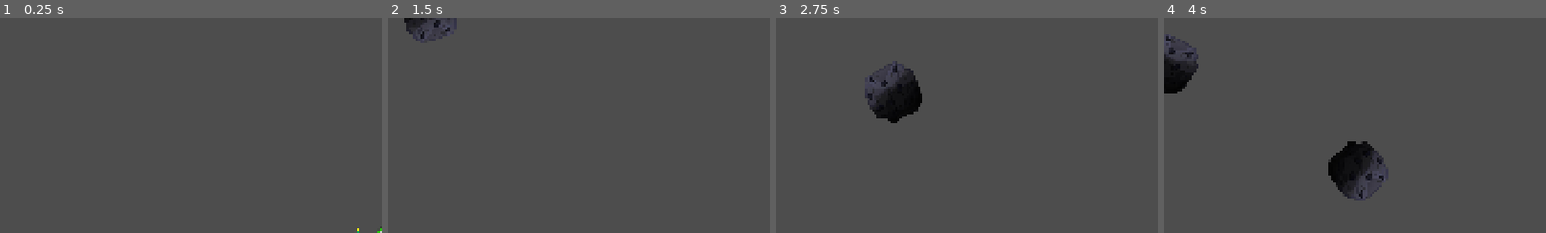
Above: before the commit, frames 1-4 (left to right).
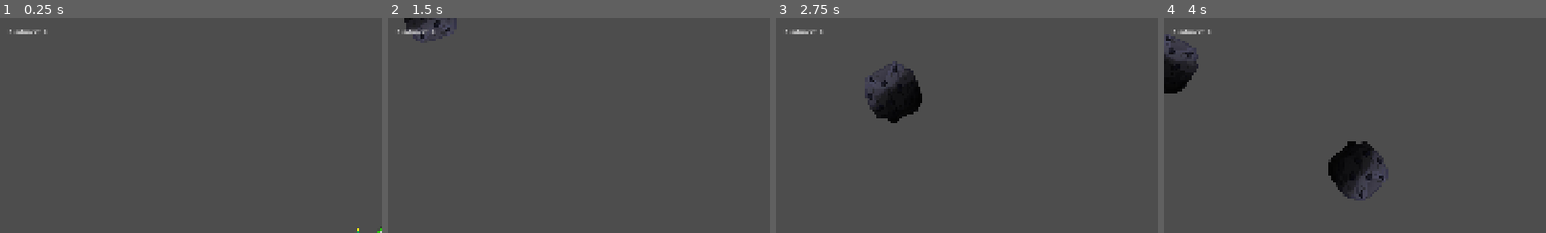
Above: after the commit, the same moments.

Repository: Mirguini/AsteroidZ
Game: Godot game, scene res://MainScene/Main.tscn
Two runs of this game, one before a commit and one after it. Both use one fixed random seed, a clock stepped at 60 frames per second and the inputs below. Before the commit the project starts from res://Main.tscn.
Inputs (mouse positions are % of the whole screen's width and height, from its top left):
- Up to frame 1 (0.25 s): no input
- Up to frame 2 (1.5 s): move the mouse to (72, 45) at 0.52 s; press the mouse at (72, 45) at 0.53 s; hold D (moveRight) 0.53-1.28 s; move the mouse to (30, 55) at 1.27 s; release the mouse at (30, 55) at 1.28 s; hold S (moveDown) from 1.28 s (still down); click (30, 55) at 1.35 s
- Up to frame 3 (2.75 s): move the mouse to (60, 28) at 2.02 s; release S (moveDown) at 2.03 s; press the mouse at (60, 28) at 2.03 s; hold D (moveRight) from 2.03 s (still down)
- Up to frame 4 (4 s): move the mouse to (45, 70) at 2.77 s; release D (moveRight) at 2.78 s; release the mouse at (45, 70) at 2.78 s; hold W (moveUp) 2.78-3.53 s; click (45, 70) at 2.85 s; move the mouse to (80, 65) at 3.52 s; press the mouse at (80, 65) at 3.53 s; hold A (moveLeft) from 3.53 s (still down)
The pictures show only the part of the screen within x 0-50%, y 0-50%; the shares and areas given below are measured in that part.

The runs differ from the first frame. In frame 1, 0.1% of the frame differs, in the area x 2-12%, y 5-8%; in frame 2, 0.2%, in the area x 2-13%, y 5-8%; in frame 3, 0.1%; in frame 4, 0.1%.

Commit message:
Points + deferredCalls
He afegit que al destruir asteroides es mostri un label a la part superior esquerra de la pantalla on el jugador pot veure la seva puntuació.

Els call deferred era pq al debugger em sortien molts errors al destruir i generar asteroides al AsteroidSpawner.  La destrucció a partir de la colisió de la bala i la generació dels childs creava conflictes. Han estat resolts.

Diff:
--- a/asteroid-z/Asteroid/asteroid.gd
+++ b/asteroid-z/Asteroid/asteroid.gd
@@ -1,4 +1,7 @@
 extends CharacterBody2D
+signal destroyed(points: int)
+
+@export var score_value: int = 100
 
 @export var speed: float = 200.0
 @export var rotation_speed: float = 2.5
@@ -36,9 +39,15 @@
 		queue_free()
 
 func destroy() -> void:
+	call_deferred("_destroy_deferred")
+
+func _destroy_deferred() -> void:
+	emit_signal("destroyed", score_value)
 	if can_split:
 		_split_into_two()
 	queue_free()
+
+
 
 func _split_into_two() -> void:
 	if asteroid_scene == null:
@@ -59,12 +68,14 @@
 
 	for i in 2:
 		var child := asteroid_scene.instantiate()
-		get_parent().add_child(child)
-		child.global_position = global_position + dirs[i] * spawn_separation
-		child.scale = scale * child_scale
-		child.set("can_split", false)
-		child.set("speed", speed * child_speed_multiplier)
+		get_parent().call_deferred("add_child", child)
+		child.set_deferred("global_position", global_position + dirs[i] * spawn_separation)
+		child.set_deferred("scale", scale * child_scale)
+		child.set_deferred("can_split", false)
+		child.set_deferred("speed", speed * child_speed_multiplier)
+		child.set_deferred("score_value", int(score_value * 0.5))
+
 		if child.has_method("set_direction"):
-			child.call("set_direction", dirs[i])
+			child.call_deferred("set_direction", dirs[i])
 		else:
-			child.set("direction", dirs[i])
+			child.set_deferred("direction", dirs[i])
--- a/asteroid-z/AsteroidSpawner/AsteroidSpawner.gd
+++ b/asteroid-z/AsteroidSpawner/AsteroidSpawner.gd
@@ -42,6 +42,11 @@
 	asteroid.global_position = pos
 	asteroid.set("asteroid_scene", asteroidObject)
 
+	var score_manager := get_tree().get_first_node_in_group("score_manager")
+	if score_manager != null:
+		asteroid.connect("destroyed", Callable(score_manager, "add_points"))
+
+
 
 	var center := viewportSize * 0.5
 	var dir := (center - pos).normalized().rotated(rng.randf_range(-desv, desv))
--- a/asteroid-z/Main.tscn
+++ /dev/null
@@ -1,22 +0,0 @@
-[gd_scene load_steps=5 format=3 uid="uid://cynh7cmdhlbri"]
-
-[ext_resource type="Script" uid="uid://dcuiowus0yb5w" path="res://AsteroidSpawner/AsteroidSpawner.gd" id="1_cm0pq"]
-[ext_resource type="Script" uid="uid://dhexchyqwh5a2" path="res://Player/playerSpawner.gd" id="1_r0du0"]
-[ext_resource type="PackedScene" uid="uid://ba4t4nc0diy76" path="res://Asteroid/Asteroid.tscn" id="2_fos0i"]
-[ext_resource type="PackedScene" uid="uid://t2d37sioy1wh" path="res://Player/Player.tscn" id="4_cm0pq"]
-
-[node name="MainScene" type="Node2D"]
-script = ExtResource("1_r0du0")
-
-[node name="AsteroidSpawner" type="Node2D" parent="."]
-position = Vector2(-1, 21)
-script = ExtResource("1_cm0pq")
-asteroidObject = ExtResource("2_fos0i")
-
-[node name="PlayerSpawner" type="Node2D" parent="."]
-position = Vector2(-1, 21)
-script = ExtResource("1_r0du0")
-player_scene = ExtResource("4_cm0pq")
-
-[node name="Asteroids" type="Node2D" parent="."]
-position = Vector2(-1, 21)
--- /dev/null
+++ b/asteroid-z/MainScene/Main.tscn
@@ -0,0 +1,35 @@
+[gd_scene load_steps=6 format=3 uid="uid://cynh7cmdhlbri"]
+
+[ext_resource type="Script" uid="uid://dhexchyqwh5a2" path="res://Player/playerSpawner.gd" id="1_6646i"]
+[ext_resource type="Script" uid="uid://dcuiowus0yb5w" path="res://AsteroidSpawner/AsteroidSpawner.gd" id="2_wuaen"]
+[ext_resource type="PackedScene" uid="uid://ba4t4nc0diy76" path="res://Asteroid/Asteroid.tscn" id="3_qt16b"]
+[ext_resource type="PackedScene" uid="uid://t2d37sioy1wh" path="res://Player/Player.tscn" id="4_3dbgo"]
+[ext_resource type="Script" uid="uid://caxvwlww7aapp" path="res://MainScene/ScoreManager.gd" id="5_wuaen"]
+
+[node name="MainScene" type="Node2D"]
+script = ExtResource("1_6646i")
+
+[node name="AsteroidSpawner" type="Node2D" parent="."]
+position = Vector2(-1, 21)
+script = ExtResource("2_wuaen")
+asteroidObject = ExtResource("3_qt16b")
+
+[node name="PlayerSpawner" type="Node2D" parent="."]
+position = Vector2(-1, 21)
+script = ExtResource("1_6646i")
+player_scene = ExtResource("4_3dbgo")
+
+[node name="Asteroids" type="Node2D" parent="."]
+position = Vector2(-1, 21)
+
+[node name="ScoreManager" type="Node" parent="." groups=["score_manager"]]
+script = ExtResource("5_wuaen")
+label_path = NodePath("../CanvasLayer/Label")
+
+[node name="CanvasLayer" type="CanvasLayer" parent="."]
+
+[node name="Label" type="Label" parent="CanvasLayer"]
+offset_left = 21.0
+offset_top = 23.0
+offset_right = 173.0
+offset_bottom = 100.0
--- /dev/null
+++ b/asteroid-z/MainScene/ScoreManager.gd
@@ -0,0 +1,18 @@
+extends Node
+
+@export var label_path: NodePath
+var score: int = 0
+var label: Label
+
+func _ready() -> void:
+	label = get_node_or_null(label_path) as Label
+	if label == null:
+		push_error("ScoreManager: No trobo el Label. Revisa 'label_path' a l'Inspector.")
+		return
+	label.text = "Puntuació: %d" % score
+	add_to_group("score_manager")
+
+func add_points(value: int) -> void:
+	score += value
+	if label != null:
+		label.text = "Puntuació: %d" % score
--- a/asteroid-z/Player/Bullet/Bullet.gd
+++ b/asteroid-z/Player/Bullet/Bullet.gd
@@ -17,5 +17,5 @@
 
 func _on_body_entered(body: Node2D) -> void:
 	if body.has_method("destroy"):
-		body.destroy()
-		queue_free()
+		body.call_deferred("destroy")
+	call_deferred("queue_free")
Not shown, added: asteroid-z/MainScene/ScoreManager.gd.uid
